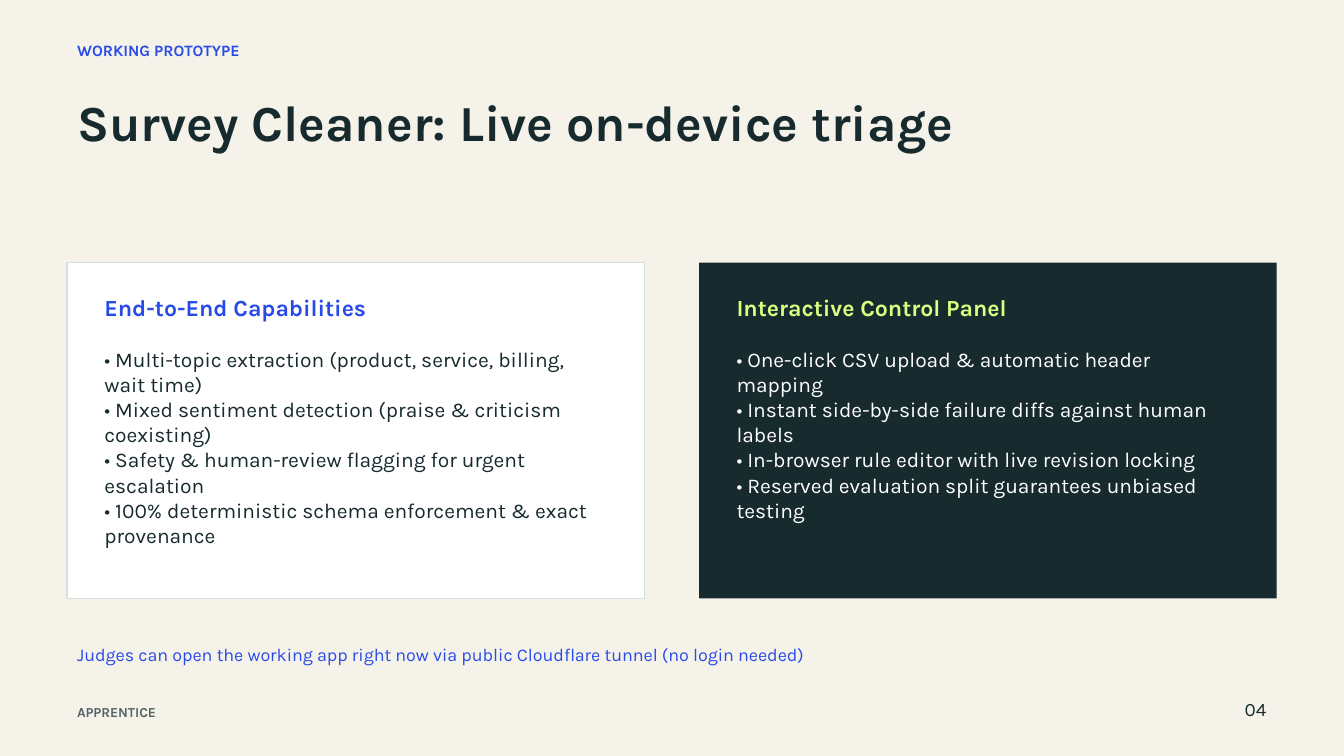
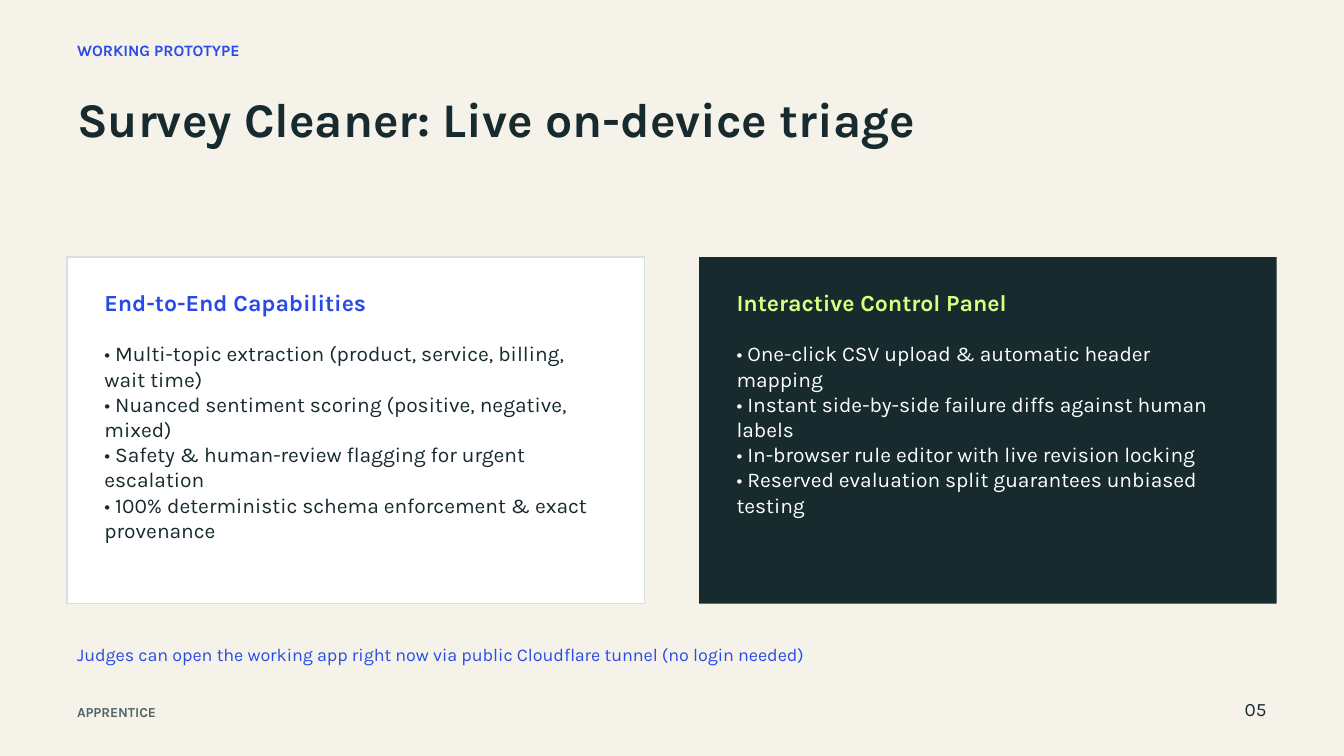
Before and after one commit to zedk1929/local-ai-job-trainer, a slide deck: slide 5 of pitch-deliverables/output/Apprentice_Draft_2.pptx (slide 4 before the commit). Drawn at 1344x756 pixels with LibreOffice and Linux fonts; fonts in the diff are those of the drawing. Boxes give left, top, right and bottom in pixels: in the first picture for what was removed or moved away, otherwise in the second. Text is boxed around its words. In the diff, an @@ line names an element or a change of style, - is before the commit and + after.

```diff
--- a/pitch-deliverables/output/Apprentice_Draft_2.pptx
+++ b/pitch-deliverables/output/Apprentice_Draft_2.pptx
@@ text "Survey Cleaner: Live on-device triage" at <box>77,102,916,148</box>: size 36 to 34.5 pt @@
@@ rectangle: place and size @@
-rectangle at <box>68,262,645,598</box>
+rectangle at <box>68,257,645,604</box>
@@ rectangle: place and size @@
-rectangle at <box>700,262,1277,598</box>
+rectangle at <box>700,257,1277,604</box>
@@ text "End-to-End Capabilities": place and size @@
-text "End-to-End Capabilities" at <box>104,299,366,322</box>
+text "End-to-End Capabilities" at <box>104,294,366,317</box>
@@ text "Interactive Control Panel": place and size @@
-text "Interactive Control Panel" at <box>737,299,1006,317</box>
+text "Interactive Control Panel" at <box>737,294,1006,312</box>
@@ text "• One-click CSV upload & ...": place and size @@
-text "• One-click CSV upload & ..." at <box>737,352,1207,523</box>
+text "• One-click CSV upload & ..." at <box>737,346,1207,518</box>
@@ text at <box>104,397,567,439</box>: text changed @@
-• Mixed sentiment detection (praise & criticism coexisting)
+• Nuanced sentiment scoring (positive, negative, mixed)
@@ text at <box>1245,704,1267,716</box>: text changed @@
-04
+05
```
Also in this commit, not shown: 8 other slides changed, 1 slide added, 1 slide removed, 13 other files.
